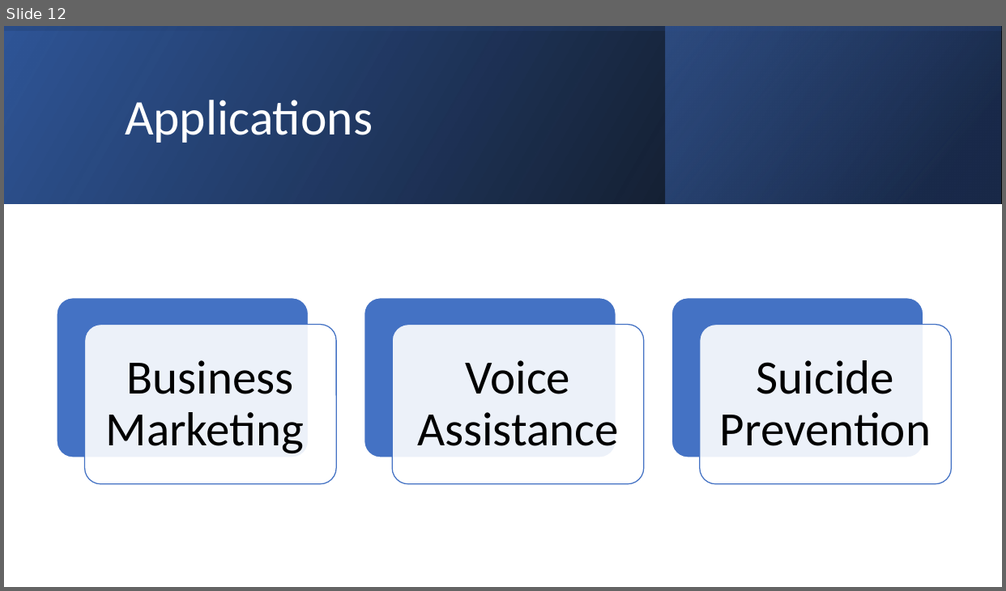
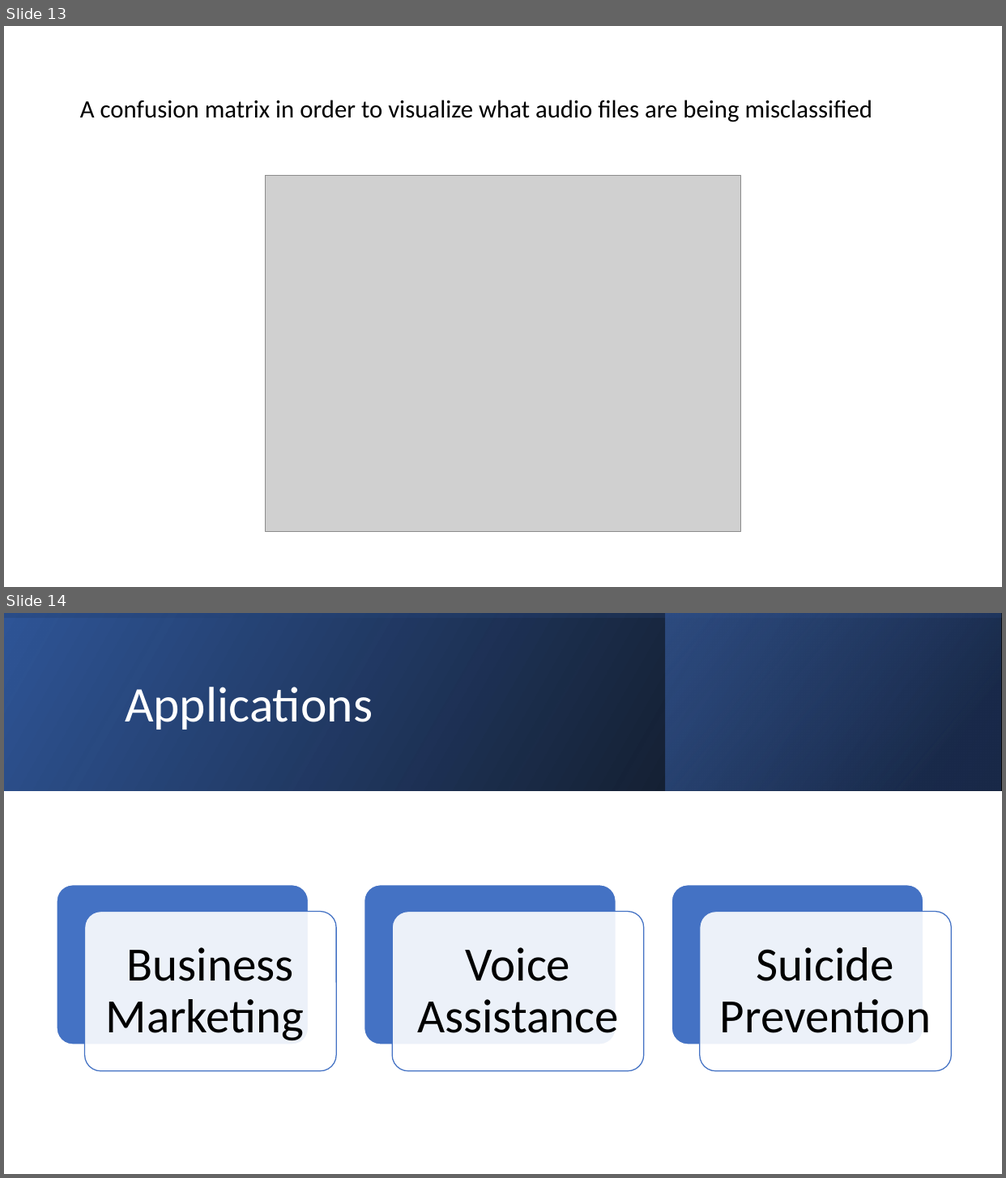
Before and after one commit to AprilHolmes7825/credit_card_fraud_project, a slide deck: Project4.pptx. Shown one above the other, each under a label of ours: slide 12 before the commit, slides 13 and 14 after it. The pictures are 1006x591 and 1006x1178 pixels, drawn with LibreOffice and Linux fonts; fonts in the diff are those of the drawing; grey boxes stand for pictures. Boxes give left, top, right and bottom in pixels: in the first picture for what was removed or moved away, otherwise in the second. Text is boxed around its words. In the diff, an @@ line names an element or a change of style, - is before the commit and + after.

```diff
--- a/Project4.pptx
+++ b/Project4.pptx
@@ slide 13 added at (x1=4, y1=26, x2=1002, y2=587), background #FFFFFF @@
@@ title added at (x1=80, y1=100, x2=872, y2=122), 24 pt, text #000000 @@
+A confusion matrix in order to visualize what audio files are being misclassified
@@ picture added at (x1=266, y1=176, x2=740, y2=532) @@
@@ what was slide 12 is now slide 14 @@
```
Also in this commit, not shown: 6 other slides added, 5 slides removed.
